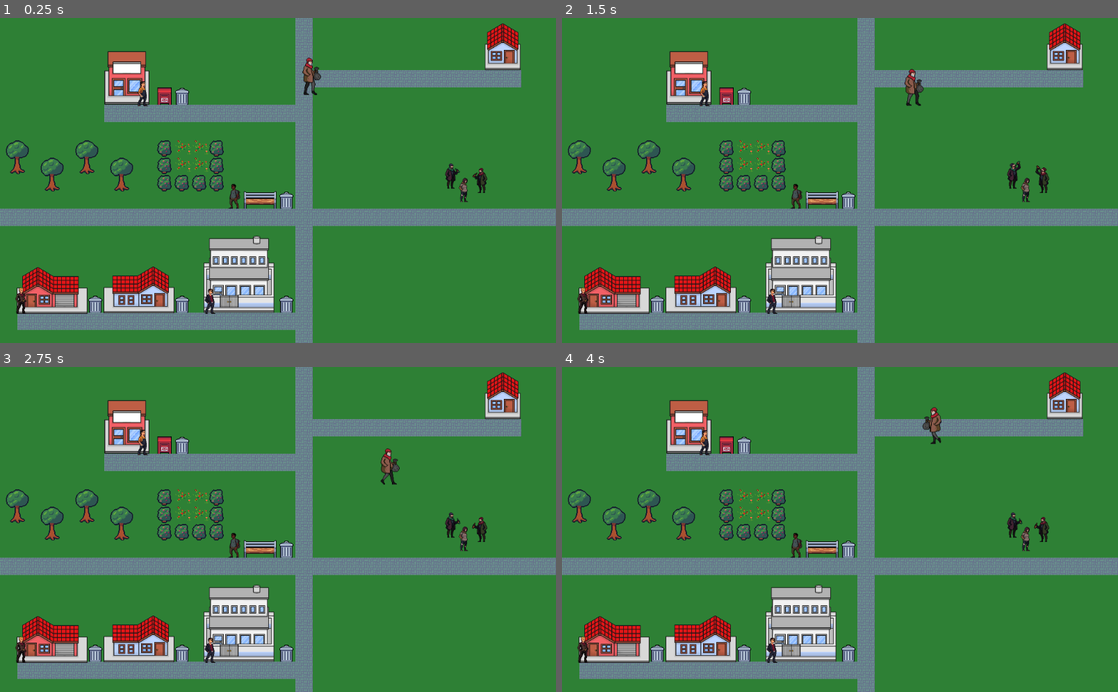
Above: before the commit, frames 1-4 (two rows, left to right).
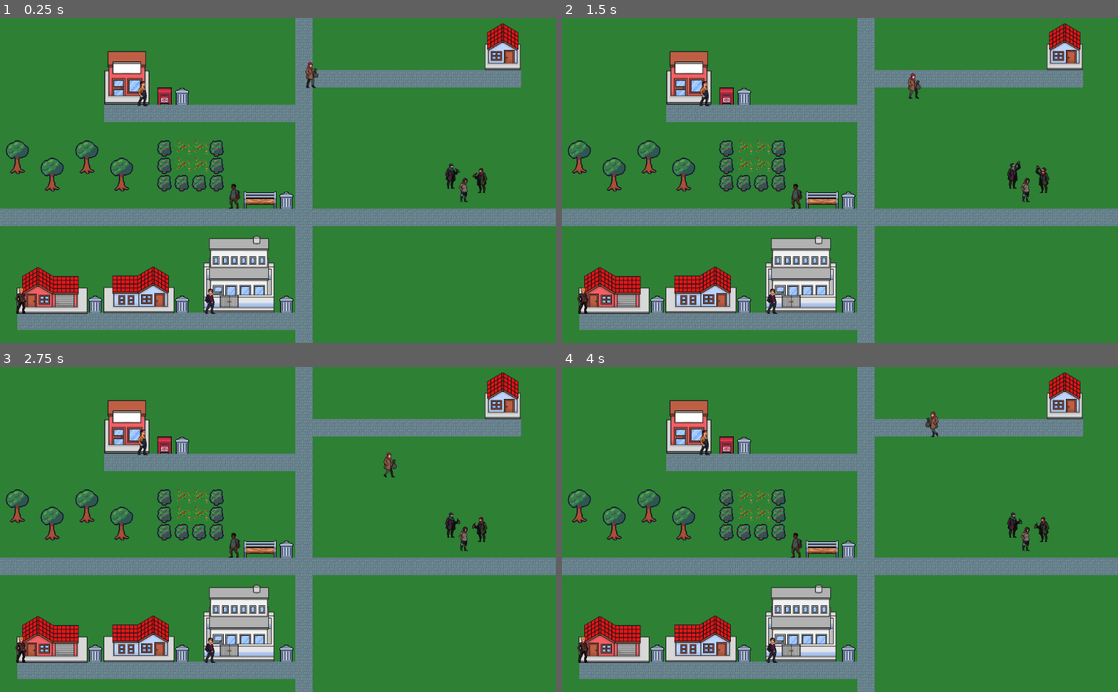
Above: after the commit, the same moments.

Repository: MakeKato/pulsu-king
Game: Godot game, scene res://World0.tscn
Two runs of this game, one before a commit and one after it. Both use one fixed random seed, a clock stepped at 60 frames per second and the inputs below.
Inputs:
- Up to frame 1 (0.25 s): no input
- Up to frame 2 (1.5 s): tap Enter at 0.5 s; hold Right (ui_right) 0.53-1.28 s; hold Down (ui_down) from 1.28 s (still down)
- Up to frame 3 (2.75 s): release Down (ui_down) at 2.03 s; hold Right (ui_right) from 2.03 s (still down)
- Up to frame 4 (4 s): release Right (ui_right) at 2.78 s; hold Up (ui_up) 2.78-3.53 s; hold Left (ui_left) from 3.53 s (still down)

The runs differ from the first frame. In frame 1, 0.2% of the frame differs, in the area x 54-58%, y 12-24%; in frame 2, 0.2%, in the area x 61-66%, y 15-28%; in frame 3, 0.2%; in frame 4, 0.2%.

Commit message:
Scenetransitions

Diff:
--- a/World0.tscn
+++ b/World0.tscn
@@ -18,6 +18,7 @@
 [ext_resource path="res://hero/getajob.png" type="Texture" id=16]
 [ext_resource path="res://getajob.gd" type="Script" id=17]
 [ext_resource path="res://TransfW2.gd" type="Script" id=18]
+[ext_resource path="res://transfW0toW32.gd" type="Script" id=19]
 
 [sub_resource type="CapsuleShape2D" id=3]
 radius = 14.2858
@@ -54,6 +55,9 @@
 [sub_resource type="RectangleShape2D" id=10]
 extents = Vector2( 7, 16 )
 
+[sub_resource type="RectangleShape2D" id=11]
+extents = Vector2( 16, 3 )
+
 [node name="World0" type="Node2D"]
 script = ExtResource( 4 )
 player_scene = ExtResource( 15 )
@@ -263,5 +267,13 @@
 position = Vector2( 1, 21 )
 shape = SubResource( 10 )
 
+[node name="Area2D2" type="Area2D" parent="."]
+position = Vector2( 553, 577 )
+script = ExtResource( 19 )
+
+[node name="CollisionShape2D" type="CollisionShape2D" parent="Area2D2"]
+position = Vector2( 8, 27 )
+shape = SubResource( 11 )
+
 [connection signal="body_entered" from="Area2D" to="Area2D" method="_on_Area2D_body_entered"]
 [connection signal="body_exited" from="Area2D" to="Area2D" method="_on_Area2D_body_exited"]
--- a/World1.tscn
+++ b/World1.tscn
@@ -1,16 +1,15 @@
-[gd_scene load_steps=41 format=2]
+[gd_scene load_steps=17 format=2]
 
 [ext_resource path="res://city1.tscn" type="PackedScene" id=1]
 [ext_resource path="res://city2.tscn" type="PackedScene" id=2]
 [ext_resource path="res://city2.tres" type="TileSet" id=3]
 [ext_resource path="res://city1.tres" type="TileSet" id=4]
 [ext_resource path="res://H06.png" type="Texture" id=5]
-[ext_resource path="res://KinematicBody2D.gd" type="Script" id=6]
+[ext_resource path="res://teeplayer.gd" type="Script" id=6]
 [ext_resource path="res://terrain_atlas.png" type="Texture" id=7]
 [ext_resource path="res://Icons_City.png" type="Texture" id=8]
 [ext_resource path="res://Bush.png" type="Texture" id=9]
-[ext_resource path="res://scenes/M_05.png" type="Texture" id=10]
-[ext_resource path="res://scripts/Player1.gd" type="Script" id=11]
+[ext_resource path="res://hero/hero.tscn" type="PackedScene" id=10]
 [ext_resource path="res://H03.png" type="Texture" id=12]
 [ext_resource path="res://H05.png" type="Texture" id=13]
 [ext_resource path="res://Area2Dcity.gd" type="Script" id=14]
@@ -45,142 +44,6 @@
 1/shapes = [  ]
 1/z_index = 0
 
-[sub_resource type="AtlasTexture" id=6]
-flags = 4
-atlas = ExtResource( 10 )
-region = Rect2( 0, 0, 16, 17 )
-
-[sub_resource type="AtlasTexture" id=7]
-flags = 4
-atlas = ExtResource( 10 )
-region = Rect2( 0, 17, 16, 17 )
-
-[sub_resource type="AtlasTexture" id=8]
-flags = 4
-atlas = ExtResource( 10 )
-region = Rect2( 0, 0, 16, 17 )
-
-[sub_resource type="AtlasTexture" id=9]
-flags = 4
-atlas = ExtResource( 10 )
-region = Rect2( 0, 34, 16, 17 )
-
-[sub_resource type="AtlasTexture" id=10]
-flags = 4
-atlas = ExtResource( 10 )
-region = Rect2( 0, 0, 16, 17 )
-
-[sub_resource type="AtlasTexture" id=18]
-flags = 4
-atlas = ExtResource( 10 )
-region = Rect2( 48, 0, 16, 17 )
-
-[sub_resource type="AtlasTexture" id=19]
-flags = 4
-atlas = ExtResource( 10 )
-region = Rect2( 48, 17, 16, 17 )
-
-[sub_resource type="AtlasTexture" id=20]
-flags = 4
-atlas = ExtResource( 10 )
-region = Rect2( 48, 0, 16, 17 )
-
-[sub_resource type="AtlasTexture" id=21]
-flags = 4
-atlas = ExtResource( 10 )
-region = Rect2( 48, 34, 16, 17 )
-
-[sub_resource type="AtlasTexture" id=22]
-flags = 4
-atlas = ExtResource( 10 )
-region = Rect2( 48, 0, 16, 17 )
-
-[sub_resource type="AtlasTexture" id=11]
-flags = 4
-atlas = ExtResource( 10 )
-region = Rect2( 16, 0, 16, 17 )
-
-[sub_resource type="AtlasTexture" id=12]
-flags = 4
-atlas = ExtResource( 10 )
-region = Rect2( 16, 17, 16, 17 )
-
-[sub_resource type="AtlasTexture" id=13]
-flags = 4
-atlas = ExtResource( 10 )
-region = Rect2( 16, 0, 16, 17 )
-
-[sub_resource type="AtlasTexture" id=14]
-flags = 4
-atlas = ExtResource( 10 )
-region = Rect2( 16, 34, 16, 17 )
-
-[sub_resource type="AtlasTexture" id=15]
-flags = 4
-atlas = ExtResource( 10 )
-region = Rect2( 16, 0, 16, 17 )
-
-[sub_resource type="AtlasTexture" id=23]
-flags = 4
-atlas = ExtResource( 10 )
-region = Rect2( 32, 0, 16, 17 )
-
-[sub_resource type="AtlasTexture" id=24]
-flags = 4
-atlas = ExtResource( 10 )
-region = Rect2( 32, 17, 16, 17 )
-
-[sub_resource type="AtlasTexture" id=25]
-flags = 4
-atlas = ExtResource( 10 )
-region = Rect2( 32, 0, 16, 17 )
-
-[sub_resource type="AtlasTexture" id=26]
-flags = 4
-atlas = ExtResource( 10 )
-region = Rect2( 32, 34, 16, 17 )
-
-[sub_resource type="AtlasTexture" id=27]
-flags = 4
-atlas = ExtResource( 10 )
-region = Rect2( 32, 0, 16, 17 )
-
-[sub_resource type="AtlasTexture" id=17]
-flags = 4
-atlas = ExtResource( 10 )
-region = Rect2( 0, 0, 16, 17 )
-
-[sub_resource type="SpriteFrames" id=16]
-animations = [ {
-"frames": [ SubResource( 6 ), SubResource( 7 ), SubResource( 8 ), SubResource( 9 ), SubResource( 10 ) ],
-"loop": true,
-"name": "Rundown",
-"speed": 15.0
-}, {
-"frames": [ SubResource( 18 ), SubResource( 19 ), SubResource( 20 ), SubResource( 21 ), SubResource( 22 ) ],
-"loop": true,
-"name": "Runleft",
-"speed": 15.0
-}, {
-"frames": [ SubResource( 11 ), SubResource( 12 ), SubResource( 13 ), SubResource( 14 ), SubResource( 15 ) ],
-"loop": true,
-"name": "Runright",
-"speed": 15.0
-}, {
-"frames": [ SubResource( 23 ), SubResource( 24 ), SubResource( 25 ), SubResource( 26 ), SubResource( 27 ) ],
-"loop": true,
-"name": "Runup",
-"speed": 15.0
-}, {
-"frames": [ SubResource( 17 ) ],
-"loop": true,
-"name": "idle",
-"speed": 5.0
-} ]
-
-[sub_resource type="CapsuleShape2D" id=28]
-radius = 16.0
-
 [sub_resource type="RectangleShape2D" id=29]
 extents = Vector2( 572.788, 134.419 )
 
@@ -188,6 +51,8 @@
 extents = Vector2( 245.48, 120.977 )
 
 [node name="World1" type="Node2D"]
+script = ExtResource( 6 )
+player_scene = ExtResource( 10 )
 
 [node name="TileMap" parent="." instance=ExtResource( 1 )]
 tile_set = ExtResource( 4 )
@@ -215,21 +80,6 @@
 position = Vector2( 840, 24 )
 scale = Vector2( 0.323, 0.323 )
 texture = ExtResource( 5 )
-
-[node name="KinematicBody2D" type="KinematicBody2D" parent="."]
-collision_mask = 128
-script = ExtResource( 6 )
-
-[node name="AnimatedSprite" type="AnimatedSprite" parent="KinematicBody2D"]
-position = Vector2( 680, 216 )
-scale = Vector2( 3, 3.32353 )
-frames = SubResource( 16 )
-animation = "Runup"
-script = ExtResource( 11 )
-
-[node name="CollisionShape2D" type="CollisionShape2D" parent="KinematicBody2D"]
-position = Vector2( 680, 216 )
-shape = SubResource( 28 )
 
 [node name="Area2D" type="Area2D" parent="." groups=["talo"]]
 position = Vector2( 592.5, 488 )
--- a/World2.tscn
+++ b/World2.tscn
@@ -1,14 +1,13 @@
-[gd_scene load_steps=20 format=2]
+[gd_scene load_steps=16 format=2]
 
 [ext_resource path="res://terrain_atlas.png" type="Texture" id=1]
 [ext_resource path="res://Icons_City.png" type="Texture" id=2]
 [ext_resource path="res://Tree.png" type="Texture" id=3]
 [ext_resource path="res://Bush.png" type="Texture" id=4]
-[ext_resource path="res://scenes/F_01.png" type="Texture" id=5]
-[ext_resource path="res://KinematicBody2D.gd" type="Script" id=6]
+[ext_resource path="res://hero/hero.tscn" type="PackedScene" id=5]
+[ext_resource path="res://teeplayer.gd" type="Script" id=6]
 [ext_resource path="res://water.gd" type="Script" id=8]
 [ext_resource path="res://scenes/Clock.tscn" type="PackedScene" id=9]
-[ext_resource path="res://scenes/Pullo.tscn" type="PackedScene" id=10]
 
 [sub_resource type="TileSet" id=1]
 0/name = "terrain_atlas.png 0"
@@ -2490,24 +2489,10 @@
 [sub_resource type="RectangleShape2D" id=48]
 extents = Vector2( 64, 84 )
 
-[sub_resource type="AtlasTexture" id=49]
-flags = 4
-atlas = ExtResource( 5 )
-region = Rect2( 0, 0, 16, 17 )
-
-[sub_resource type="SpriteFrames" id=50]
-animations = [ {
-"frames": [ SubResource( 49 ) ],
-"loop": true,
-"name": "idle",
-"speed": 5.0
-} ]
-
-[sub_resource type="CircleShape2D" id=51]
-radius = 16.0
-
 [node name="World2" type="Node2D"]
 position = Vector2( -1, 0 )
+script = ExtResource( 6 )
+player_scene = ExtResource( 5 )
 
 [node name="Layer1" type="TileMap" parent="."]
 z_index = 2
@@ -2641,22 +2626,4 @@
 [node name="CanvasLayer" parent="." instance=ExtResource( 9 )]
 layer = 8
 
-[node name="KinematicBody2D" type="KinematicBody2D" parent="."]
-position = Vector2( 321, 152 )
-script = ExtResource( 6 )
-
-[node name="AnimatedSprite" type="AnimatedSprite" parent="KinematicBody2D"]
-position = Vector2( 8.00001, 7.75 )
-scale = Vector2( 2, 1.91176 )
-frames = SubResource( 50 )
-animation = "idle"
-
-[node name="CollisionShape2D" type="CollisionShape2D" parent="KinematicBody2D"]
-position = Vector2( 8, 8 )
-shape = SubResource( 51 )
-
-[node name="Pullo" parent="KinematicBody2D" instance=ExtResource( 10 )]
-position = Vector2( 56, 8 )
-angular_damp = 0.0
-
 [connection signal="body_entered" from="Vesi&maa/Area2D2" to="Vesi&maa/Area2D2" method="_on_Area2D_body_entered"]
--- a/hero/hero.tscn
+++ b/hero/hero.tscn
@@ -248,6 +248,7 @@
 height = 14.0
 
 [node name="KinematicBody2D" type="KinematicBody2D" groups=["Player"]]
+scale = Vector2( 0.7, 0.7 )
 script = ExtResource( 4 )
 
 [node name="AnimatedSprite" type="AnimatedSprite" parent="."]
--- a/scripts/transfW32toW1.gd
+++ b/transfW0toW32.gd
@@ -1,7 +1,7 @@
 extends Area2D
 
-export(String, FILE, "*.tscn") var next_scene_path = "res://World1.tscn"
-export(Vector2) var player_spawn_position = Vector2(70, 190)
+export(String, FILE, "*.tscn") var next_scene_path = "res://world32.tscn"
+export(Vector2) var player_spawn_position = Vector2(565, 30)
 
 func _ready():
 	connect("body_entered", self, "_on_body_entered")  # Ensures signal is connected
@@ -10,4 +10,4 @@
 	if body.is_in_group("Player"):  # Hero.tscn must be in the "Player" group
 		GameManager.spawn_position = player_spawn_position
 		print("Transitioning to:", next_scene_path)  # Debugging
-		get_tree().change_scene(next_scene_path)  # Load World1.tscn
+		get_tree().change_scene(next_scene_path)  # Load World32.tscn
Not shown: 1 places in World0.tscn that only renumber resources
